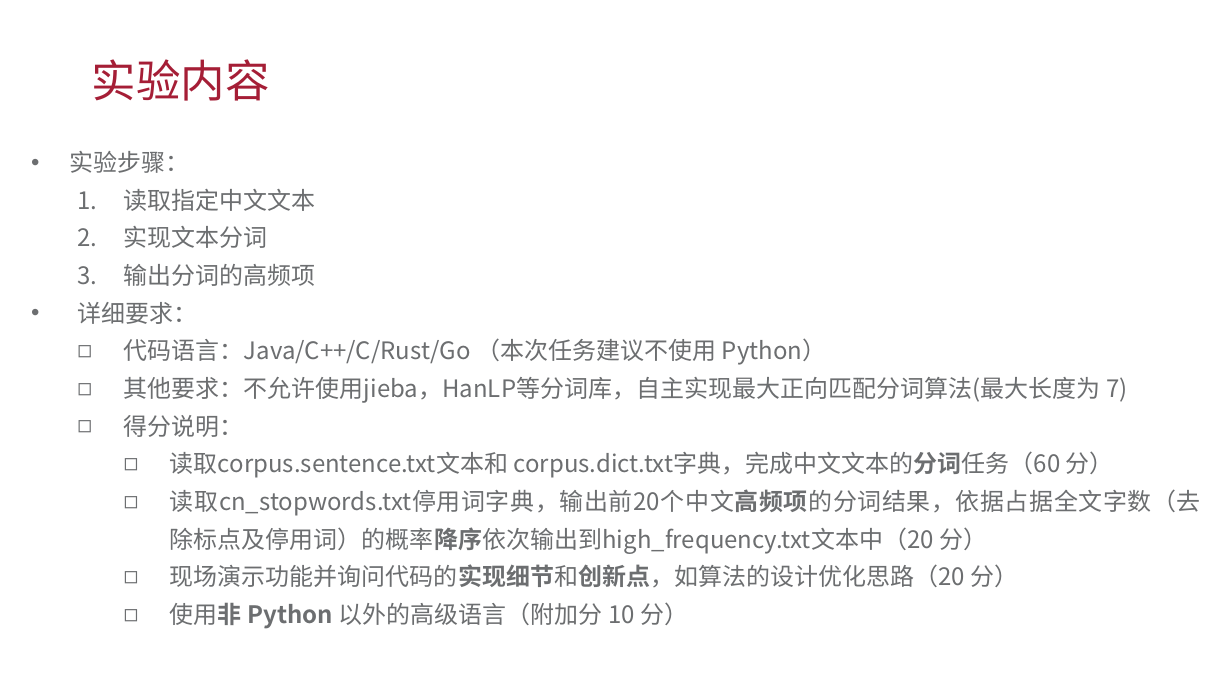
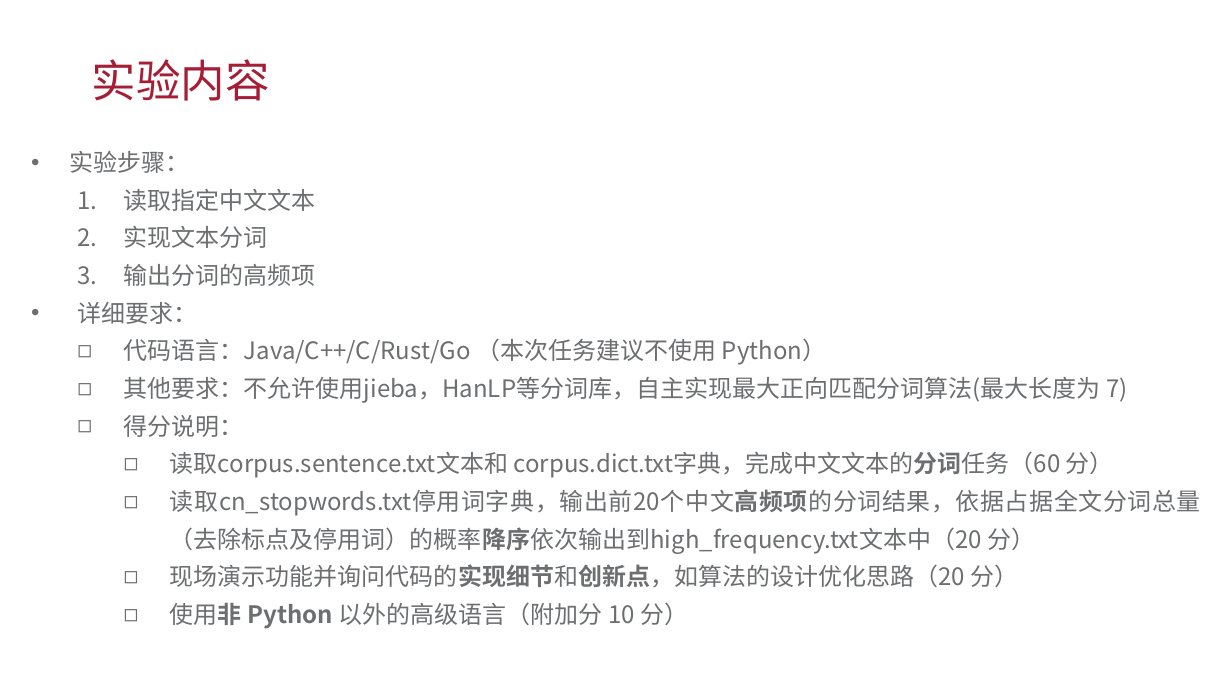
Before and after one commit to Wind-Gone/2024spring-dase-nlp, a slide deck: slide 3 of lab1/lab1.pptx. Drawn at 1232x699 pixels with LibreOffice and Linux fonts; fonts in the diff are those of the drawing. Boxes give left, top, right and bottom in pixels: in the first picture for what was removed or moved away, otherwise in the second. Text is boxed around its words. In the diff, an @@ line names an element or a change of style, - is before the commit and + after.

Commit message:
[revise] ppt

```diff
--- a/lab1/lab1.pptx
+++ b/lab1/lab1.pptx
@@ text at (170, 489, 1201, 554): text changed @@
-    ◻ 读取cn_stopwords.txt停用词字典，输出前20个中文高频项的分词结果，依据占据全文字数（去除标点及停用词）的概率降序依次输出到high_frequency.txt文本中（20 分）
+    ◻ 读取cn_stopwords.txt停用词字典，输出前20个中文高频项的分词结果，依据占据全文分词总量（去除标点及停用词）的概率降序依次输出到high_frequency.txt文本中（20 分）
```
